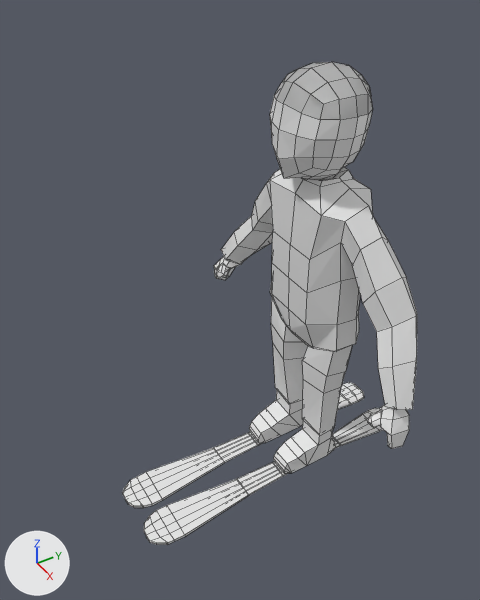
One commit to the Blender file Assets/model.blend: the scene before it, then after it.
One viewpoint serves both versions: a 50 mm lens placed at (13.33, -10.82, 11.32), pointed at (-0.58, -2.31, -0.77). Every picture has the same lights, and +X, +Y and +Z are marked at lower left. Mesh edges are drawn as thin lines.
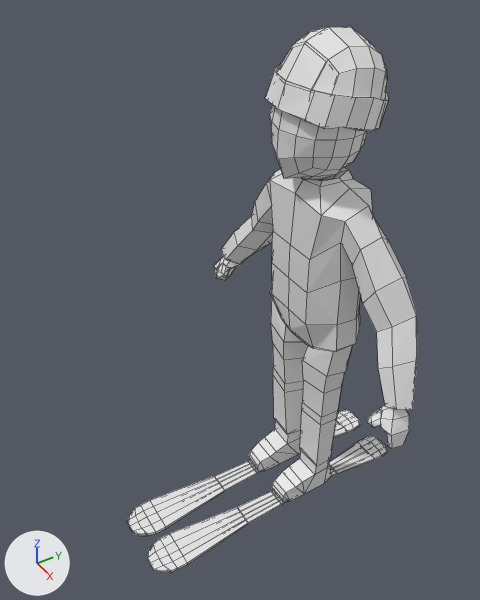
The change, as a diff of the scene's bpy script:
```diff
--- a/Assets/model.blend.py
+++ b/Assets/model.blend.py
@@ me_cube_003 @@
 # used by ob_cube_002; location = (0.0, 0.0, 0.0)
-me_cube_003.from_pydata(...)  # 24 vertices, 16 faces; spans x 0.0..1.39, y -1.4..1.34, z 5.1..6.14
+me_cube_003.from_pydata(...)  # 0 vertices, 0 faces; spans empty
+# me_cube_003 part 7: the whole mesh is rebuilt
@@ me_cube_001 @@
 # used by ob_cube; location = (0.0, 0.0, 0.0)
-me_cube_001.from_pydata(...)  # 367 vertices, 333 faces, 8 loose edges; spans x -0.59..5.0, y -7.37..3.51, z -7.73..5.35
+me_cube_001.from_pydata(...)  # 491 vertices, 443 faces, 2 loose edges; spans x 0.0..5.0, y -6.74..3.51, z -9.33..7.01
+# me_cube_001 part 1: the loose piece of 40 vertices spanning x 0.31..1.36, y 1.02..3.51, z -7.72..-7.63 is moved by (0.0, 0.0, -1.6)
+# me_cube_001 part 2: the loose piece of 80 vertices spanning x 0.15..1.48, y -6.74..1.02, z -7.73..-7.62 is moved by (0.0, 0.0, -1.6)
+# me_cube_001 part 3: a new loose piece of 48 vertices spanning x 0.0..1.45, y -1.37..1.56, z 5.21..7.01
+# me_cube_001 part 4: a new loose piece of 48 vertices spanning x 0.0..1.56, y -1.57..1.56, z 4.43..5.91
+# me_cube_001 part 5: 22 vertices moved from x 0.0..1.38, y -0.34..1.19, z -7.66..-2.37 to x 0.0..1.51, y -0.48..1.35, z -7.74..-2.22; 24 vertices removed from x 0.41..1.31, y -1.58..0.7, z -7.66..-6.71; 36 vertices added at x 0.41..1.38, y -1.58..0.7, z -9.26..-7.72
+# me_cube_001 part 6: 3 vertices moved from x 0.0, y -1.4..1.34, z 4.15..5.35 to x 0.0, y -1.43..1.22, z 4.11..5.23; 2 vertices removed from x 0.0..0.54, y -1.24..1.39, z 4.78..5.24; 26 vertices added at x 0.0..1.39, y -1.43..1.25, z 4.64..6.14
@@ ob_cube @@
 _m = ob_cube.modifiers.new('Mirror', 'MIRROR')
+_m.use_clip = True
```

Boxes (x1, y1, x2, y2) around the edits, measured in the pictures (480 x 600 px; the box of a moved part takes in the faces that stretch with it):
'Cube', reshaped, modifiers changed
    before: (122, 96, 417, 545)
    after: (127, 27, 417, 573)
'Cube.002', no longer drawn
    before: (274, 62, 372, 120)
part 1 of me_cube_001, moved or reshaped
    before: (333, 382, 383, 446)
    after: (329, 410, 388, 474)
part 2 of me_cube_001, moved or reshaped
    before: (122, 432, 341, 545)
    after: (127, 460, 337, 573)
part 3 of me_cube_001, added
    after: (276, 27, 387, 100)
part 4 of me_cube_001, added
    after: (265, 66, 388, 131)
part 5 of me_cube_001, moved or reshaped
    before: (249, 310, 359, 473)
    after: (249, 310, 360, 502)
part 6 of me_cube_001, built on
    before: (270, 96, 320, 140)
    after: (270, 105, 366, 140)
